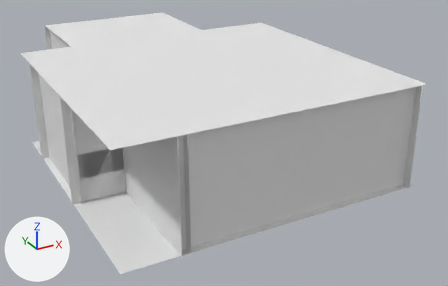
Renders of the OBJ model TheRoom/assets/room_empty.obj from each side of a commit.
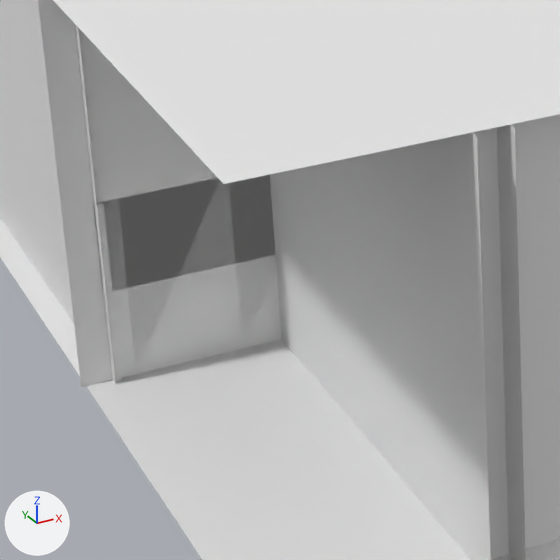
Each version is shown whole from a camera (50 mm lens) standing at (-73.2, -134.1, 69.6) and looking at (0.9, 0.7, 2.2), then close up on the part from 11% to 45% of the width and 35% to 88% of the height. Lighting does not change. The marker at lower left points along +X, +Y and +Z. Where no turn or scale is listed for an object, it has been applied to the vertices. Vertices at the same position are counted once.

Before the edit, the objects in view are built like this:
```python
me_room_empty = bpy.data.meshes.new('room_empty')
me_room_empty.from_pydata(...)  # 146 vertices, 130 faces; spans x -43.8..31.1, y -40.0..59.9, z 0.0..25.6
# faces by material slot: [46, 12, 2, 68, 2]
me_room_empty.materials.append(mat_wall_plaster)  # white #e7e7e7
me_room_empty.materials.append(mat_bathroom_wall_tile)  # white #e7e7e7
me_room_empty.materials.append(mat_bathroom_floor_tile)  # white #e7e7e7
me_room_empty.materials.append(mat_wall_board)  # white #e7e7e7
me_room_empty.materials.append(mat_floor_hardwood)  # white #e7e7e7
ob_room_empty = bpy.data.objects.new('room_empty', me_room_empty)
ob_room_empty.location = (0.0, 0.0, 0.0)
```
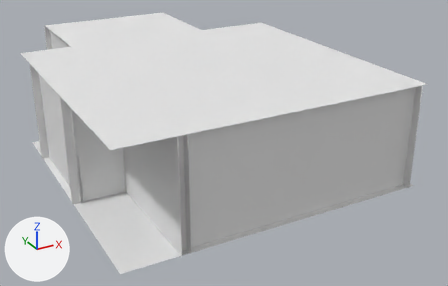
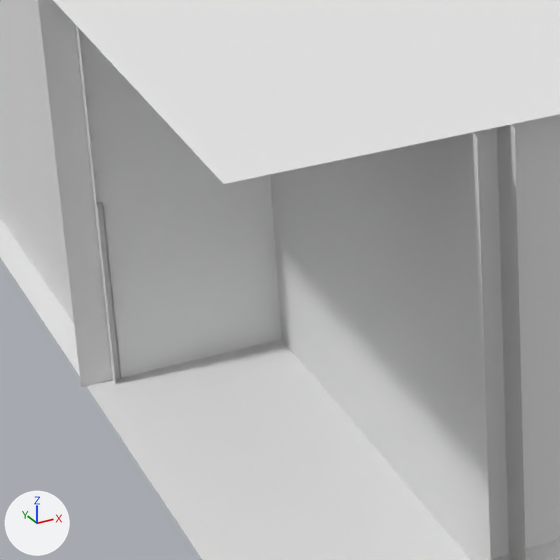
What differs and where, as boxes (x1, y1, x2, y2) in the close-ups (560 x 560 px):
part 1 of me_room_empty, deleted
    before: (93, 175, 281, 382)

The change in detail:
me_room_empty is used by ob_room_empty; location (0.0, 0.0, 0.0).
me_room_empty had 146 vertices, 130 faces and spanned x -43.8..31.1, y -40.0..59.9, z 0.0..25.6.
me_room_empty now has 140 vertices, 106 faces and spans x -43.8..31.1, y -40.0..59.9, z 0.0..25.6.
Part 1, on me_room_empty:
6 vertices are removed from x -41.9..-30.6, y -9.3..19.2, z 0.0.
24 faces are deleted.
